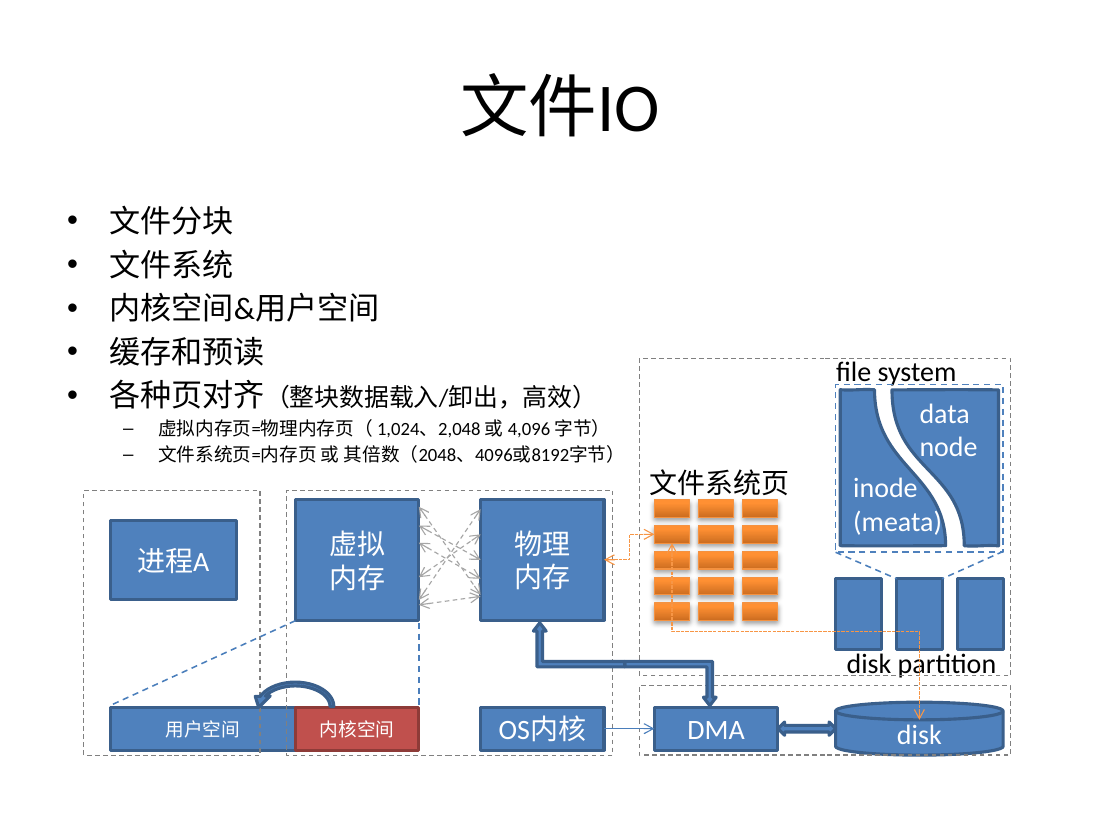
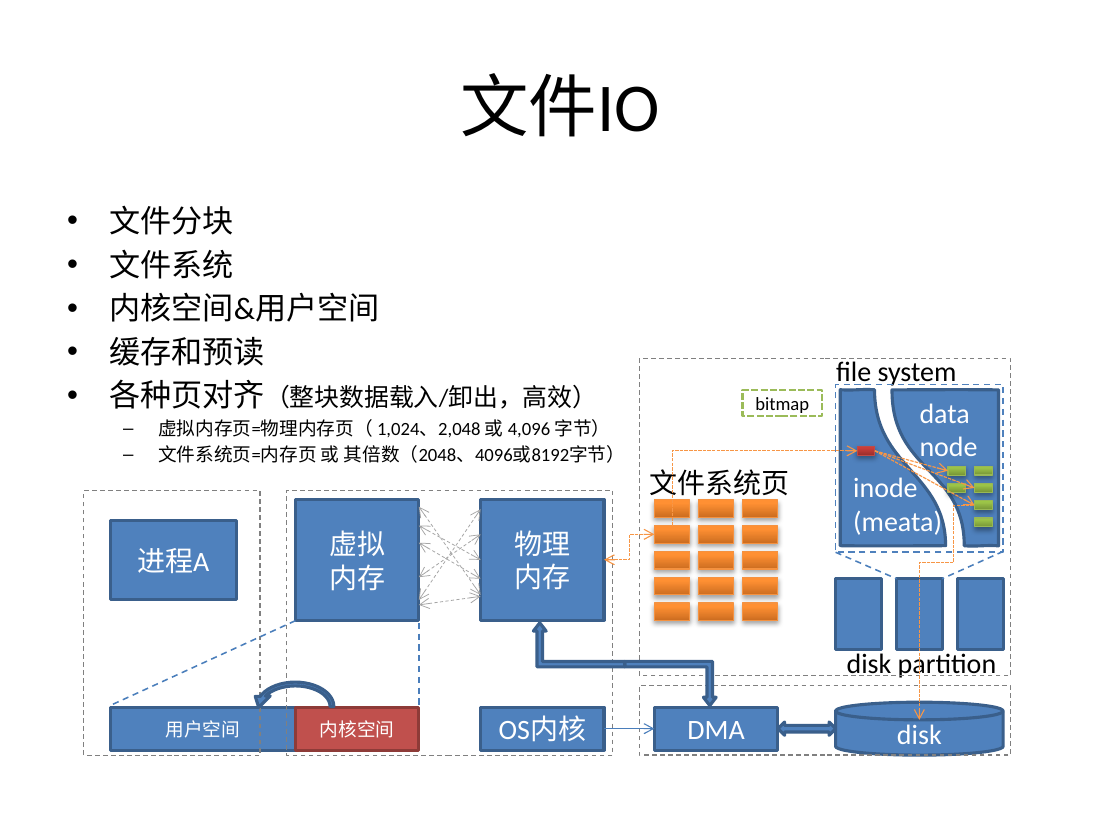
Before and after one commit to guhanjie/Knowledge-sharing, a slide deck: slide 34 of 扒一扒Java IO那些事儿.pptx. Drawn at 1120x840 pixels with LibreOffice and Linux fonts; fonts in the diff are those of the drawing. Boxes give left, top, right and bottom in pixels: in the first picture for what was removed or moved away, otherwise in the second. Text is boxed around its words. In the diff, an @@ line names an element or a change of style, - is before the commit and + after.

```diff
--- a/扒一扒Java IO那些事儿.pptx
+++ b/扒一扒Java IO那些事儿.pptx
@@ rectangle added at [743, 390, 822, 417], fill #FFFFFF, outline #9BBB59 1.5 pt dashed, 12 pt, text #000000 @@
+bitmap
@@ rectangle added at [857, 447, 875, 456], fill gradient #9C2F2D to #CB3E3A to #CE3B37, outline #BF4C48 0.75 pt @@
@@ elbow arrow added from (672, 525) to (857, 451), #F79646 0.75 pt dashed @@
@@ arrow added from (875, 451) to (948, 470), #F79646 0.75 pt dashed @@
@@ arrow added from (875, 451) to (974, 488), #F79646 0.75 pt dashed @@
@@ arrow added from (875, 451) to (974, 505), #F79646 0.75 pt dashed @@
@@ rectangle added at [948, 466, 965, 475], fill gradient #779737 to #9BC348 to #9DC746, outline #98B955 0.75 pt @@
@@ rectangle added at [974, 466, 992, 475], fill gradient #779737 to #9BC348 to #9DC746, outline #98B955 0.75 pt @@
@@ double arrow (419, 506) - (480, 595): stroke #A6A6A6 0.75 pt dashed to #A6A6A6 0.5 pt dashed @@
@@ elbow double arrow moved from (672, 543) - (920, 720) to (992, 505) - (920, 720) @@
@@ elbow double arrow (992, 505) - (920, 720): elbow double arrow to elbow arrow @@
@@ rectangle added at [948, 484, 965, 493], fill gradient #779737 to #9BC348 to #9DC746, outline #98B955 0.75 pt @@
@@ rectangle added at [974, 484, 992, 493], fill gradient #779737 to #9BC348 to #9DC746, outline #98B955 0.75 pt @@
@@ rectangle added at [974, 501, 992, 510], fill gradient #779737 to #9BC348 to #9DC746, outline #98B955 0.75 pt @@
@@ double arrow (419, 600) - (480, 510): stroke #A6A6A6 0.75 pt dashed to #A6A6A6 0.5 pt dashed @@
@@ double arrow (419, 577) - (480, 534): stroke #A6A6A6 0.75 pt dashed to #A6A6A6 0.5 pt dashed @@
@@ double arrow (419, 525) - (480, 560): stroke #A6A6A6 0.75 pt dashed to #A6A6A6 0.5 pt dashed @@
@@ rectangle added at [974, 519, 992, 528], fill gradient #779737 to #9BC348 to #9DC746, outline #98B955 0.75 pt @@
@@ double arrow (419, 543) - (480, 579): stroke #A6A6A6 0.75 pt dashed to #A6A6A6 0.5 pt dashed @@
@@ double arrow (419, 605) - (480, 596): stroke #A6A6A6 0.75 pt dashed to #A6A6A6 0.5 pt dashed @@
```
Also in this commit, not shown: 6 other slides changed, 5 slides added.
